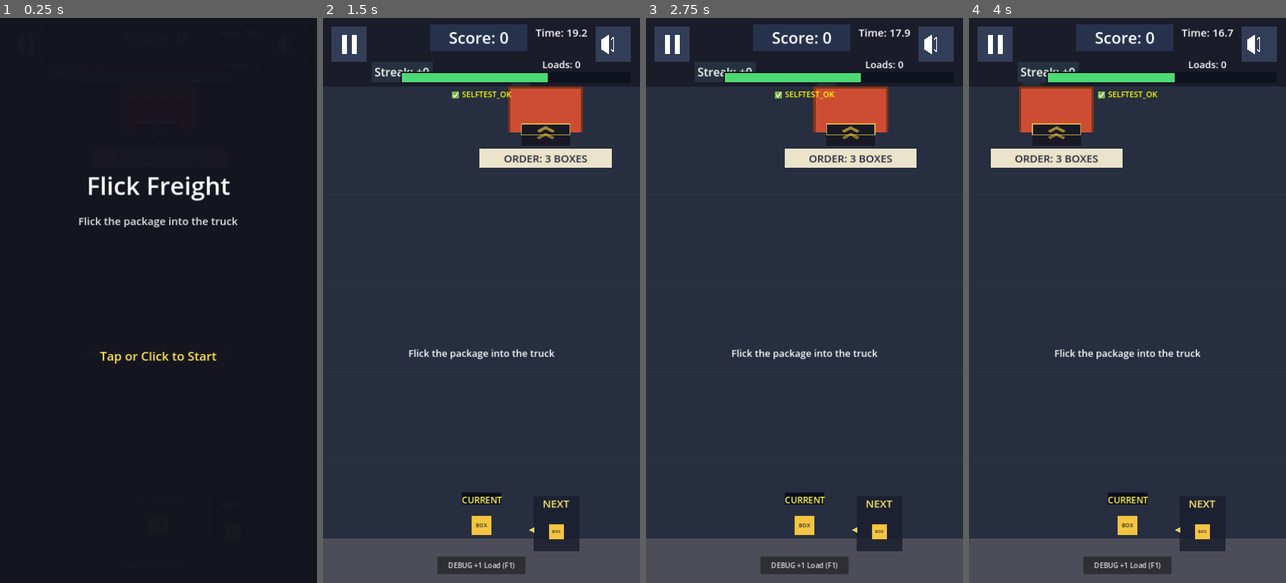
Above: before the commit, frames 1-4 (left to right).
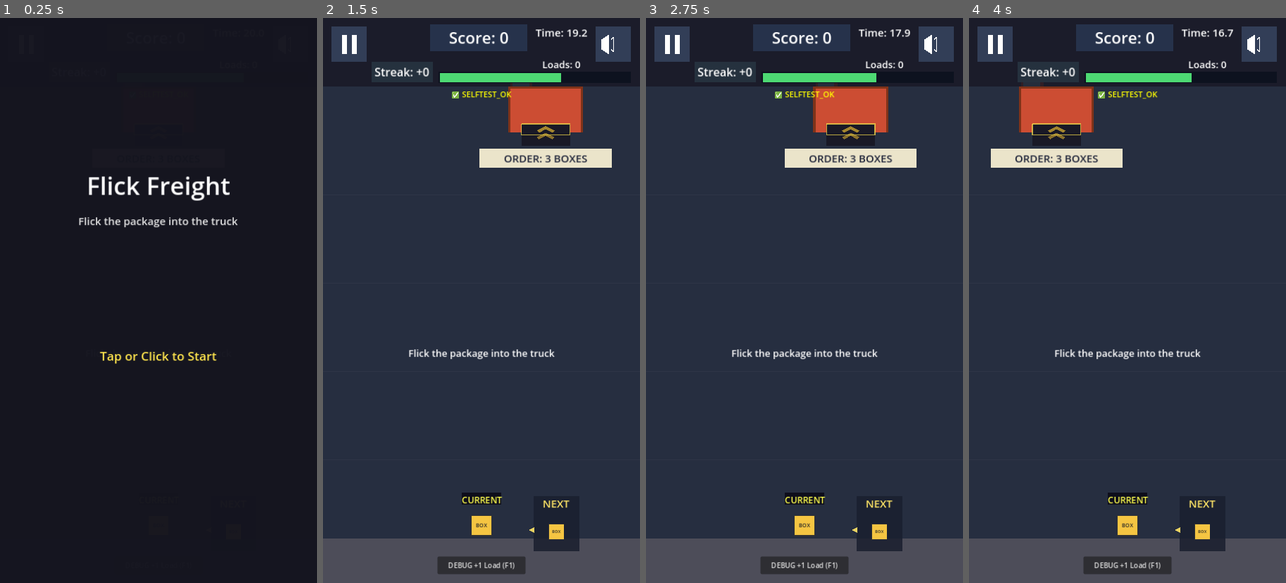
Above: after the commit, the same moments.

Repository: shaharFranses/flick-freight
Game: Godot game, scene res://scenes/main.tscn
Same seed, same stepped clock (60 frames per second), same inputs: the game is played once before the commit and once after it.
Inputs (mouse positions are in pixels of both pictures, inside the frame that each line leads up to):
- Up to frame 1 (0.25 s): no input
- Up to frame 2 (1.5 s): tap Enter at 0.5 s; move the mouse to (551, 272) at 0.52 s; click (551, 272) at 0.67 s; tap Space (ui_select) at 0.77 s; drag from (418, 328) to (529, 136) at 1.27 s
- Up to frame 3 (2.75 s): move the mouse to (836, 176) at 2.02 s; click (836, 176) at 2.17 s
- Up to frame 4 (4 s): drag from (1111, 413) to (1032, 215) at 2.77 s; move the mouse to (1222, 385) at 3.52 s; click (1222, 385) at 3.67 s; tap Space (ui_select) at 3.77 s

The runs differ from the first frame. In frame 2, 0.3% of the frame differs, in the area x 24-76%, y 9-12%; in frame 3, 0.3%; in frame 4, 0.3%, in the area x 24-71%, y 9-12%.

Commit message:
r5 scaffold: timer bar placed right of Streak plate (no HUD overlap); QA overlay on dock floor

Diff:
--- a/scripts/ui_manager.gd
+++ b/scripts/ui_manager.gd
@@ -526,6 +526,12 @@
 	var backing = ui.get_node_or_null("HUDBacking")
 	if backing:
 		backing.size.y = max(155.0, 20.0 + btn + 8.0)
+	# r5: timer bar sits right of the Streak plate, below Loads, inside the HUD strip
+	if timer_bar_bg and streak_plate:
+		var bl = streak_plate.position.x + streak_plate.size.x + 12.0
+		timer_bar_bg.position = Vector2(bl, 122)
+		timer_bar_bg.size = Vector2(700.0 - bl, BAR_SIZE.y)
+		_update_timer_bar(game_manager.time_remaining)
 	_apply_retry_size()
 
 func _apply_retry_size():
@@ -583,8 +589,9 @@
 	if game_manager.qa_mode:
 		qa_delta_label = Label.new()
 		qa_delta_label.name = "QADelta"
-		qa_delta_label.position = Vector2(176, 150)
-		qa_delta_label.size = Vector2(524, 24)
+		qa_delta_label.position = Vector2(10, 1244)
+		qa_delta_label.size = Vector2(700, 24)
+		qa_delta_label.horizontal_alignment = HORIZONTAL_ALIGNMENT_CENTER
 		qa_delta_label.add_theme_font_size_override("font_size", 20)
 		qa_delta_label.add_theme_color_override("font_color", Color(1, 1, 0.4))
 		qa_delta_label.mouse_filter = Control.MOUSE_FILTER_IGNORE
@@ -595,7 +602,7 @@
 		return
 	var cap = game_manager.T.clock_cap
 	var frac = clamp(time / cap, 0.0, 1.0)
-	timer_bar_fill.size.x = (BAR_SIZE.x - 6) * frac
+	timer_bar_fill.size.x = (timer_bar_bg.size.x - 6) * frac
 	if time < game_manager.T.low_time_warning and time > 0.0:
 		# flash red ~4 Hz under 5 s (tick SFX: TODO, no audio assets yet)
 		var on = int(Time.get_ticks_msec() / 125) % 2 == 0
@@ -617,7 +624,7 @@
 	l.mouse_filter = Control.MOUSE_FILTER_IGNORE
 	l.position = from_pos - Vector2(40, 30)
 	$UI.add_child(l)
-	var target = BAR_POS + Vector2((BAR_SIZE.x - 6) * clamp(game_manager.time_remaining / game_manager.T.clock_cap, 0.0, 1.0) - 40, -6)
+	var target = timer_bar_bg.position + Vector2((timer_bar_bg.size.x - 6) * clamp(game_manager.time_remaining / game_manager.T.clock_cap, 0.0, 1.0) - 40, -6)
 	var dur = 0.6 * (3.0 if game_manager.qa_mode else 1.0)
 	var tw = l.create_tween()
 	tw.tween_property(l, "position", target, dur).set_trans(Tween.TRANS_CUBIC).set_ease(Tween.EASE_IN)
